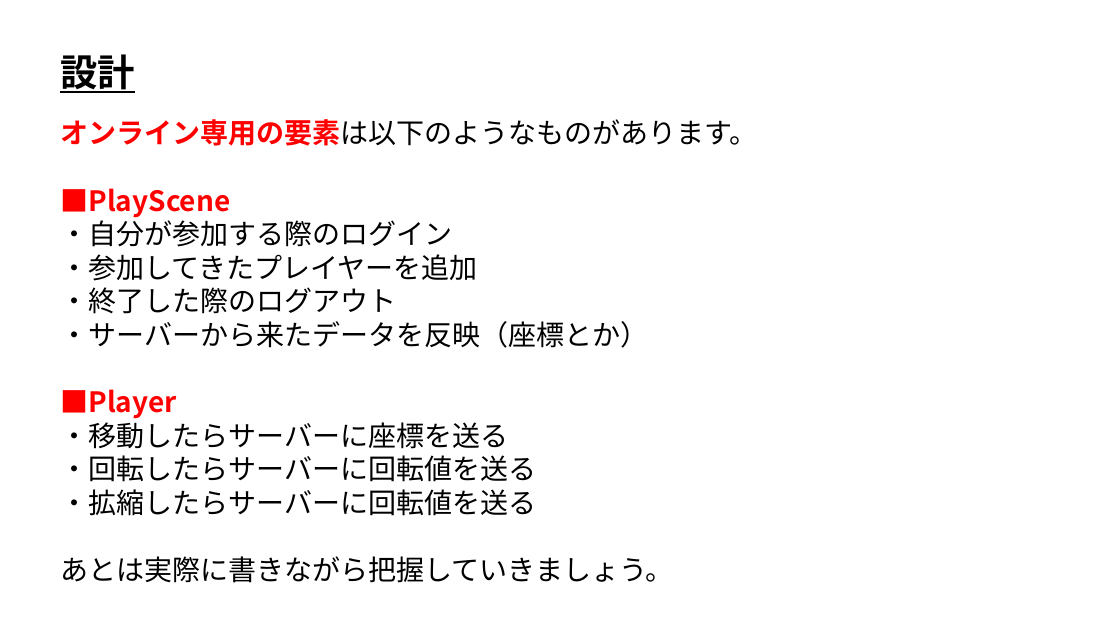
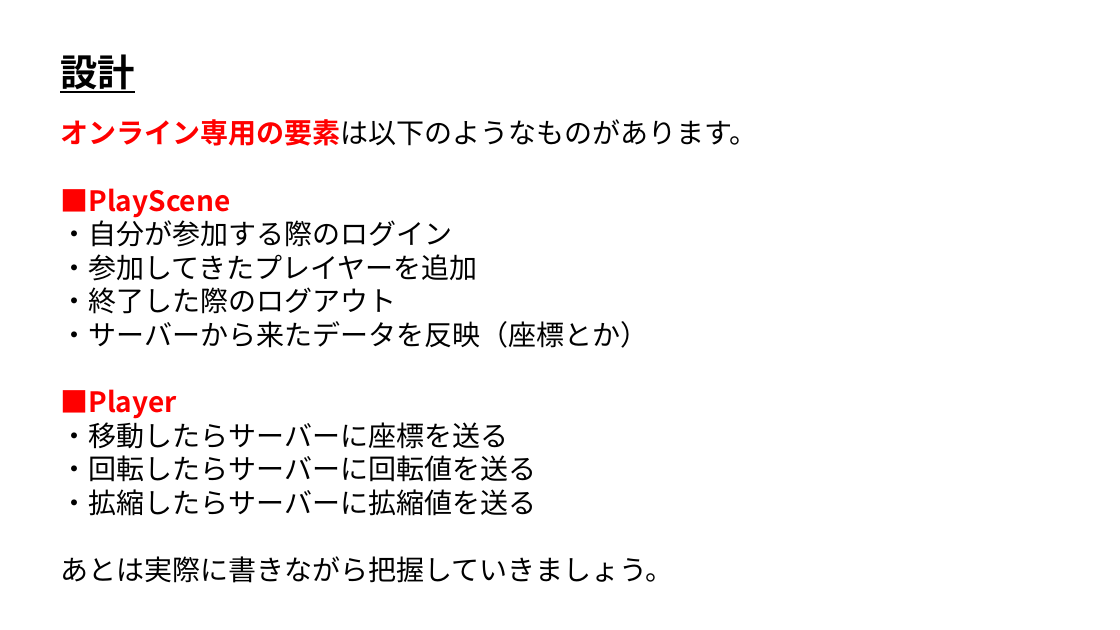
Before and after one commit to ArakiYusuke-Ohara/Textbook, a slide deck: slide 3 of ゲーム科3年/00_前期/オンラインゲームプログラミングⅠ/06_設計.pptx. Drawn at 1120x630 pixels with LibreOffice and Linux fonts; fonts in the diff are those of the drawing. Boxes give left, top, right and bottom in pixels: in the first picture for what was removed or moved away, otherwise in the second. Text is boxed around its words. In the diff, an @@ line names an element or a change of style, - is before the commit and + after.

```diff
--- a/ゲーム科3年/00_前期/オンラインゲームプログラミングⅠ/06_設計.pptx
+++ b/ゲーム科3年/00_前期/オンラインゲームプログラミングⅠ/06_設計.pptx
@@ text at [60, 489, 536, 516]: text changed @@
-・拡縮したらサーバーに回転値を送る
+・拡縮したらサーバーに拡縮値を送る
```
Also in this commit, not shown: 1 other slide changed.
